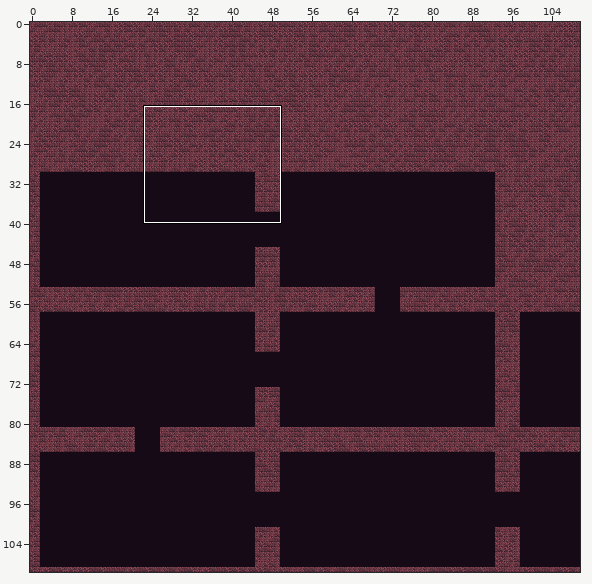
A Tiled map gets an edit: android/assets/maps/CavernMap1.tmx. The picture above shows the old version from afar; the outline marks the close-up.
Close-up. Before the commit:
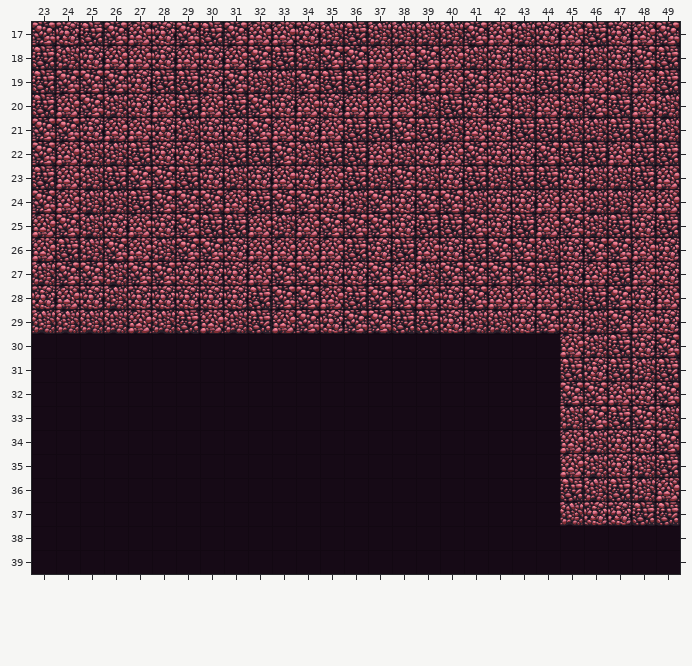
Cells are 64x64 px. Shown: x 23..49, y 17..39. The commit also changed other parts of the map, which this record leaves out.
The result:
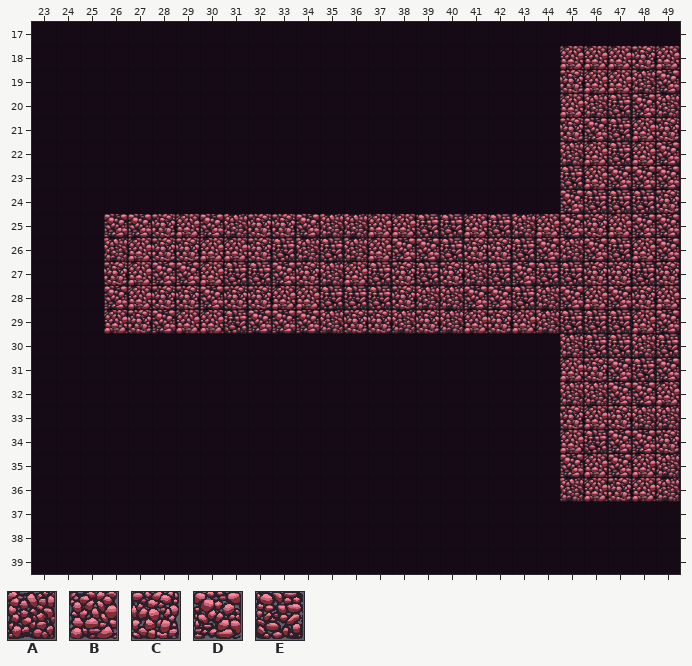
Key: from "tileMapGutter": A 5, B 6, C 7, D 8, E 9.
_ is an empty cell, . an unchanged one.
Difference:
--- layer "terrain"
@@ x 23..49 @@
-17 DCEDBCDEDBBCAEAAAADBACBECBD
-18 EACBBCBCBDEADDBBDBACAACACDE
-19 EDDDCEECDAADEEBADBDBCE..ABE
-20 EBDACBEBEDCBCBBBAECDABAD.B.
-21 DDCBBCACCDBCBEEDEABCEEAA.EA
-22 DBAAECCAEEDAEEBACBDCCDEEBEE
-23 EBAEDDECACBCBEADACEAEECAAEB
-24 DBAAEDDDBEDDCADCDDACCBBAABB
-25 BDACB.DEEBABDDDC..DCE..AECE
-26 BEAD.ADDCBBBBECEBCEDDAC.D.C
-27 ADDAD.CCCB.DCCDBADDD..CBEB.
-28 CBCAC..C.EDDB.DDBC.BBBAE...
-29 AAAABAE.AEB.CDDEECAACDCAD.C
-30 ......................BA.CD
-31 ......................E.EAE
-32 ......................DDBCD
-33 ......................ADED.
-34 .......................ACCD
-35 ......................BACAE
-36 ......................EAEAB
-37 ......................ACCEE
+17 ___________________________
+18 ______________________BBBCB
+19 ______________________..BAD
+20 ______________________BA.D.
+21 ______________________CD.BC
+22 ______________________ABEBD
+23 ______________________EBDDD
+24 ______________________DEEEC
+25 ___DD.BDACCDAABB..BEA..CBDD
+26 ___A.CCBBCEAEABDDECCEDA.E.D
+27 ___CB.DBEE.CABECECAE..ECCE.
+28 ___DB..D.CBBE.ECAA.DEADB...
+29 ___BCDB.EDD.ACCACABCBAEEE.D
+30 ......................AE.AE
+31 ......................B.DED
+32 ......................AADDB
+33 ......................CBCA.
+34 .......................EDDC
+35 ......................DBDBA
+36 ......................ABCBA
+37 ......................_____
